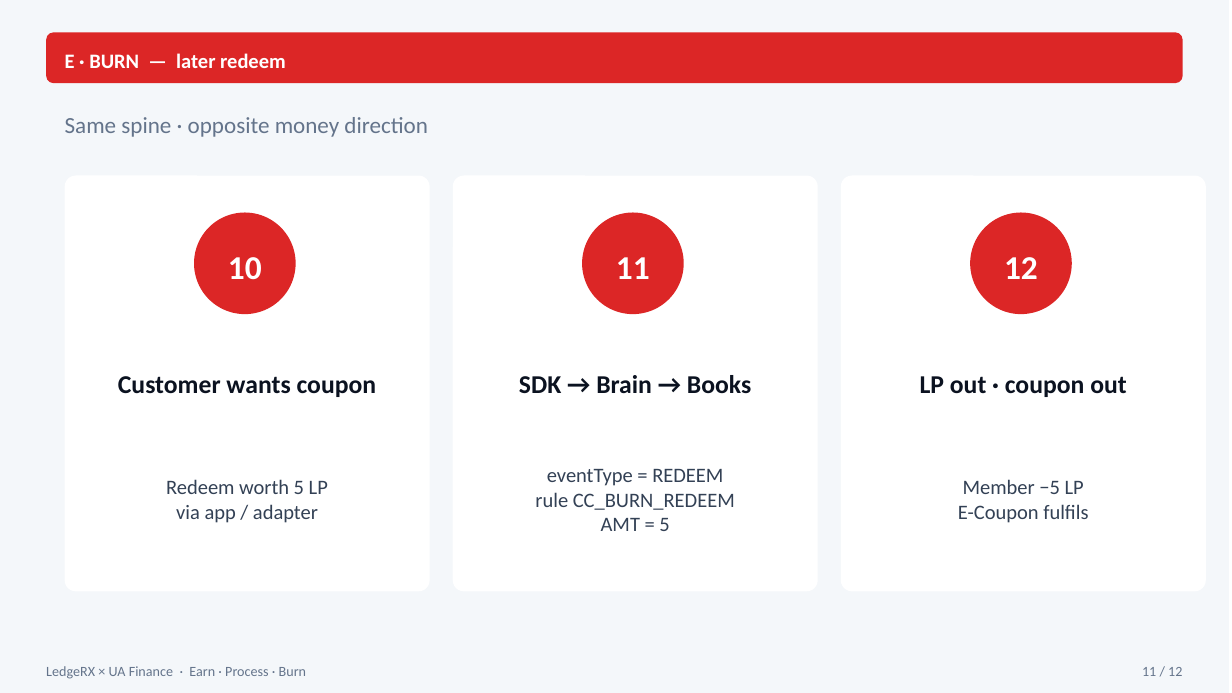
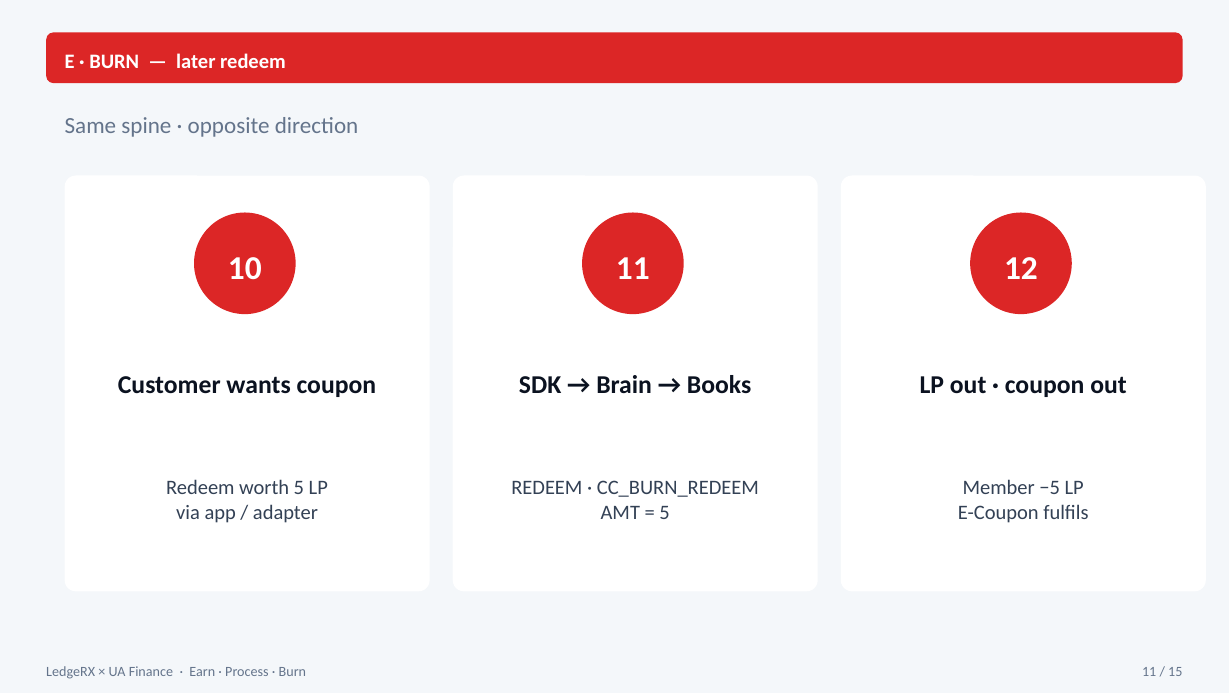
Before and after one commit to yky32/ledger-engine, a slide deck: slide 11 of docs/decks/LedgeRX-UAFinance-Earn-Burn-Slides.pptx. Drawn at 1232x693 pixels with LibreOffice and Linux fonts; fonts in the diff are those of the drawing. Boxes give left, top, right and bottom in pixels: in the first picture for what was removed or moved away, otherwise in the second. Text is boxed around its words. In the diff, an @@ line names an element or a change of style, - is before the commit and + after.

Commit message:
docs: appendix sequence board split into 2 slides (earn + burn halves)

```diff
--- a/docs/decks/LedgeRX-UAFinance-Earn-Burn-Slides.pptx
+++ b/docs/decks/LedgeRX-UAFinance-Earn-Burn-Slides.pptx
@@ text at (65, 117, 359, 137): text changed @@
-Same spine · opposite money direction
+Same spine · opposite direction
@@ text at (511, 480, 759, 497): text changed @@
-eventType = REDEEM
-rule CC_BURN_REDEEM
+REDEEM · CC_BURN_REDEEM
@@ text at (1142, 667, 1182, 676): text changed @@
-11 / 12
+11 / 15
```
Also in this commit, not shown: 11 other slides changed, 3 slides added, 7 other files.
